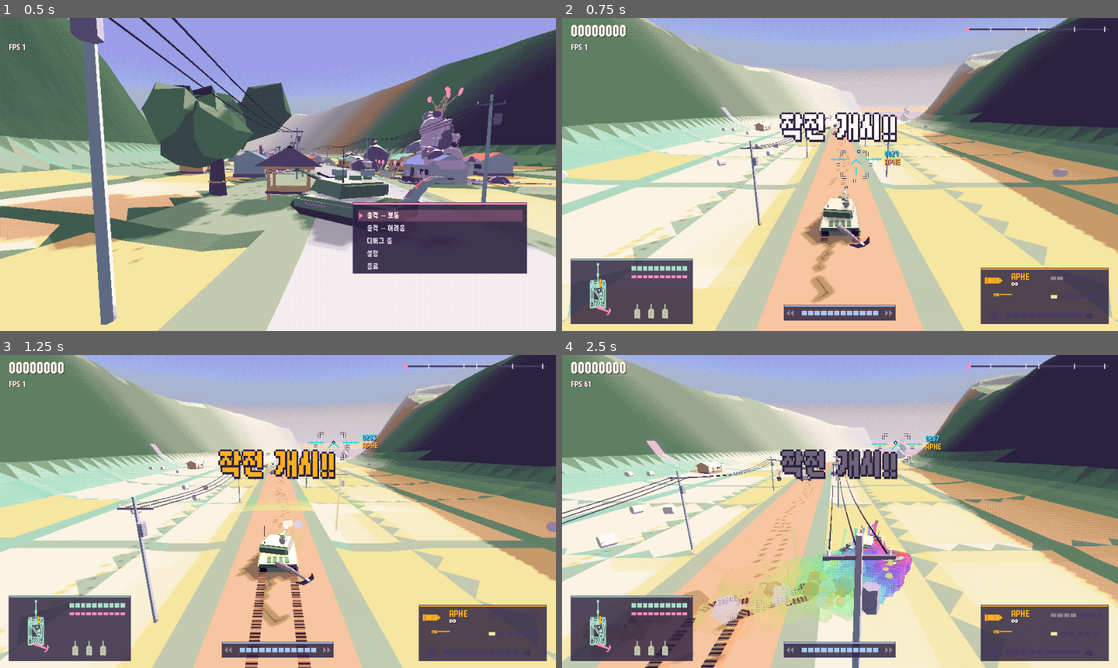
Above: before the commit, frames 1-4 (two rows, left to right).
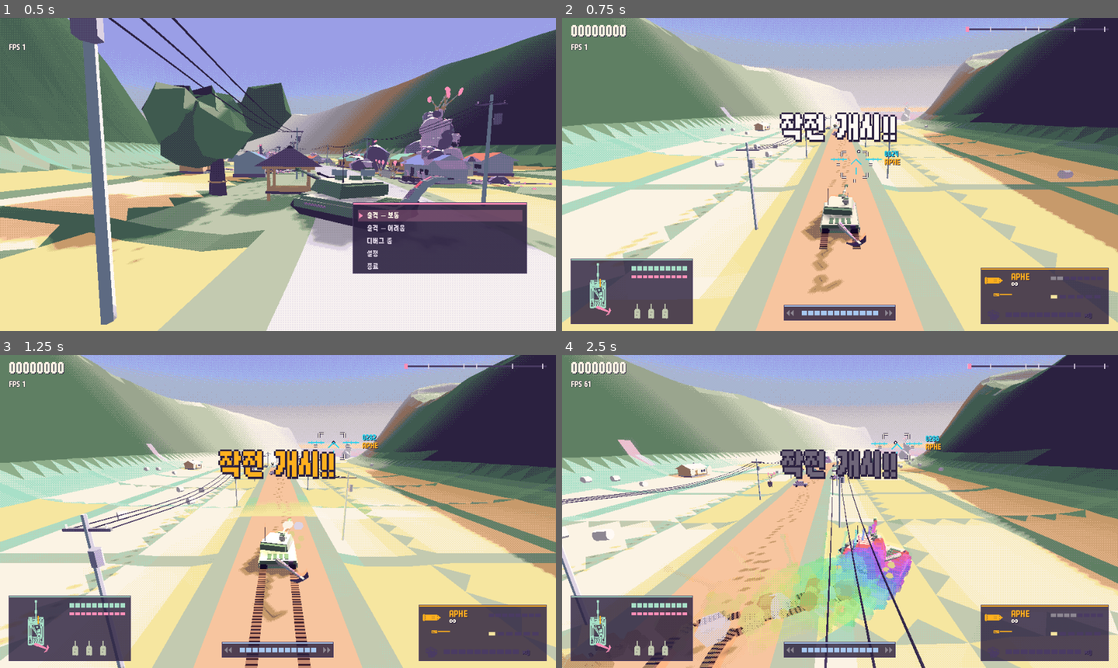
Above: after the commit, the same moments.

Repository: scarf005/orca-class
Game: Godot game, scene res://scenes/main.tscn
The game is run twice, just before and just after one commit, with the same random seed, the same clock (stepped at 60 frames per second) and the same inputs.
Inputs (mouse positions are in pixels of both pictures, inside the frame that each line leads up to):
- Up to frame 1 (0.5 s): no input
- Up to frame 2 (0.75 s): tap Enter (ui_accept) at 0.5 s; drag from (840, 174) to (895, 105) at 0.52 s
- Up to frame 3 (1.25 s): no input
- Up to frame 4 (2.5 s): drag from (728, 527) to (812, 574) at 1.27 s; move the mouse to (895, 442) at 2.02 s; press the mouse at (895, 442) at 2.03 s; hold D (move_right) from 2.03 s (still down); tap Space (dash) at 2.1 s

Frame 1 is identical in both runs. In frame 2, 6.1% of the frame differs, in the area x 0-100%, y 0-100%; in frame 3, 13%; in frame 4, 23%.

Commit message:
feat: scroll at 105 km/h and fire a held full charge the moment its third box lands
- cruise 80 -> 105 km/h, overdrive and brake keeping their ratio (Scroll speed slider)
- the auto-fire delay after a full charge is gone

Assisted-by: claude-code:claude-opus-5-5
Co-authored-by: Claude Opus 5.5 <noreply@anthropic.com>

Diff:
--- a/scripts/player/armament.gd
+++ b/scripts/player/armament.gd
@@ -54,7 +54,6 @@
 static var COAX_BURST_ROUNDS := 6 ## Rounds a press fires from the coax (from each gun of the tier), however long the button is held.
 static var TAP_TIME := 0.0 ## Seconds a press waits before it locks and starts charging (0: at once).
 static var FULL_TIME := 1.0 ## Seconds of hold for a full charge.
-static var AUTO_FIRE_TIME := 1.5 ## Seconds of hold at which the gun fires by itself; the button must be pressed again.
 static var CANNON_RECOVER := 0.8 ## After a shot the gun cannot fire or charge for this long.
 static var LOCK_RADIUS := 64.0 ## 3D-view pixels around the reticle that a charge picks and locks its target within.
 const QUICK_DAMAGE := Vector2(800.0, 1500.0) ## APHE quick shell by charge.
--- a/scripts/player/tank.gd
+++ b/scripts/player/tank.gd
@@ -789,9 +789,10 @@
 	return (Armament.FULL_TIME - Armament.TAP_TIME) * modules.breech_factor() * quick
 
 
-## Seconds of hold at which the gun fires by itself: AUTO_FIRE_TIME, as long after full as it is for a whole breech.
+## Seconds of hold at which the gun fires by itself: the moment the third lock box lands, so holding
+## on never costs time.
 func auto_fire_hold() -> float:
-	return Armament.TAP_TIME + charge_time() + Armament.AUTO_FIRE_TIME - Armament.FULL_TIME
+	return Armament.TAP_TIME + charge_time()
 
 
 
--- a/scripts/ui/duel_panel.gd
+++ b/scripts/ui/duel_panel.gd
@@ -12,9 +12,9 @@
 	["Charge for box 1 (0-1)", func() -> float: return Armament.STAGE_1, func(v: float) -> void: Armament.STAGE_1 = v, 0.0, 0.95, 0.01],
 	["Charge for box 2 (0-1)", func() -> float: return Armament.STAGE_2, func(v: float) -> void: Armament.STAGE_2 = v, 0.05, 0.99, 0.01],
 	["Airburst round speed (m/s)", func() -> float: return Armament.AIRBURST_SPEED, func(v: float) -> void: Armament.AIRBURST_SPEED = v, 30.0, 400.0, 5.0],
+	["Scroll speed (km/h)", func() -> float: return Rail.CRUISE * 3.6, func(v: float) -> void: Rail.set_cruise(v), 40.0, 200.0, 5.0],
 	["Charge delay (s)", func() -> float: return Armament.TAP_TIME, func(v: float) -> void: Armament.TAP_TIME = v, 0.0, 0.6, 0.01],
 	["Full charge (s)", func() -> float: return Armament.FULL_TIME, func(v: float) -> void: Armament.FULL_TIME = v, 0.3, 3.0, 0.05],
-	["Auto fire (s)", func() -> float: return Armament.AUTO_FIRE_TIME, func(v: float) -> void: Armament.AUTO_FIRE_TIME = v, 0.5, 5.0, 0.05],
 	["Recover after shot (s)", func() -> float: return Armament.CANNON_RECOVER, func(v: float) -> void: Armament.CANNON_RECOVER = v, 0.0, 2.5, 0.05],
 	["Lock radius (px)", func() -> float: return Armament.LOCK_RADIUS, func(v: float) -> void: Armament.LOCK_RADIUS = v, 16.0, 200.0, 2.0],
 	["Quick shell speed, 1 box (m/s)", func() -> float: return Armament.QUICK_SPEED_1, func(v: float) -> void: Armament.QUICK_SPEED_1 = v, 60.0, 1200.0, 10.0],
--- a/scripts/world/rail.gd
+++ b/scripts/world/rail.gd
@@ -4,9 +4,16 @@
 
 enum Mode { RAIL, HOLD, ARENA }
 
-const CRUISE := 80.0 / 3.6 ## 80 km/h.
-const OVERDRIVE := 42.0
-const BRAKE := 8.0
+## Tuned live in the duel mode, hence static vars; overdrive and brake keep their ratio to cruise.
+static var CRUISE := 105.0 / 3.6 ## 105 km/h.
+static var OVERDRIVE := CRUISE * 1.9
+static var BRAKE := CRUISE * 0.36
+
+
+static func set_cruise(kmh: float) -> void:
+	CRUISE = kmh / 3.6
+	OVERDRIVE = CRUISE * 1.9
+	BRAKE = CRUISE * 0.36
 const METER_DRAIN := 0.45 ## Per second while boosting or braking.
 const METER_REFILL := 0.3
 
